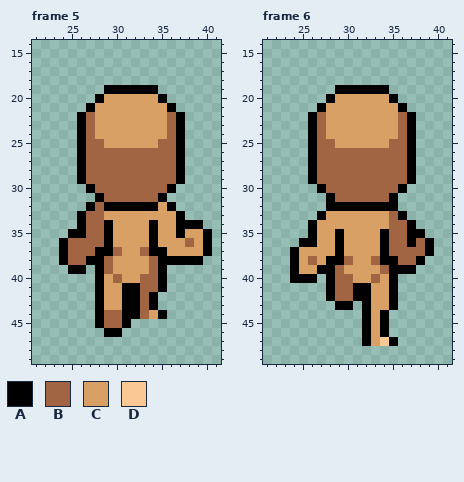
A pixel-art file gets an edit: assets/Entities/Characters/Body_A/Animations/Run_Base/Run_Up.aseprite. Above, as it was before the edit.
64x64 pixels, 6 frames. Shown: frame 5: x 21..41, y 14..49; frame 6: x 21..41, y 14..49. The commit also changed other frames, which this record leaves out.
Visible layers, top first: "Head", "Arms", "Chest", "Legs".
Palette (. is transparent): A #000000  B #a26543  C #d9a066  D #fac895
Pixels before, frame 5, first column x 24:
19 .....AAAAAA......
20 ....ACCCCCCA.....
21 ...ACCCCCCCCA....
22 ..ABCCCCCCCCBA...
23 ..ABCCCCCCCCBA...
24 ..ABCCCCCCCCBA...
25 ..ABBCCCCCCBBA...
26 ..ABBBBBBBBBBA...
27 ..ABBBBBBBBBBA...
28 ..ABBBBBBBBBBA...
29 ..ABBBBBBBBBBA...
30 ...ABBBBBBBBA....
31 ....ABBBBBBA.....
32 ...ABAAAAAACA....
33 ..ABBCCCCCCCCA...
34 ..ABBACCCCACCAAA.
35 .AABBACCCCACCACCA
36 ABBBBACCCCACCCBCA
37 ABBBAABCCBAACCCCA
38 ABBAABCCCCBAAAAA.
39 .AA.ABCCCCBA.....
40 ....ACBCCBBA.....
41 ....ACCAABBA.....
42 ....ACCAABA......
43 ....ACCAABA......
44 ....ABBAABCA.....
45 ....ABBA.........
46 .....AA..........
Pixels before, frame 6, first column x 24:
19 .....AAAAAA.....
20 ....ACCCCCCA....
21 ...ACCCCCCCCA...
22 ..ABCCCCCCCCBA..
23 ..ABCCCCCCCCBA..
24 ..ABCCCCCCCCBA..
25 ..ABBCCCCCCBBA..
26 ..ABBBBBBBBBBA..
27 ..ABBBBBBBBBBA..
28 ..ABBBBBBBBBBA..
29 ..ABBBBBBBBBBA..
30 ...ABBBBBBBBA...
31 ....ABBBBBBA....
32 ....AAAAAAAA....
33 ...ACCCCCCCBA...
34 ..ACCCCCCCCBBA..
35 ..ACCACCCCABBAA.
36 .AACCACCCCABBABA
37 ACCCCACCCCABBBBA
38 ACBCAABCCBAABBA.
39 ACCAABCCCCBAAA..
40 AAA.ABBCCBCA....
41 ....ABBAACCA....
42 ....ABBAACCA....
43 .....AA.ACCA....
44 ........ACA.....
45 ........ACA.....
46 ........ACA.....
47 ........ACDA....
After the commit:
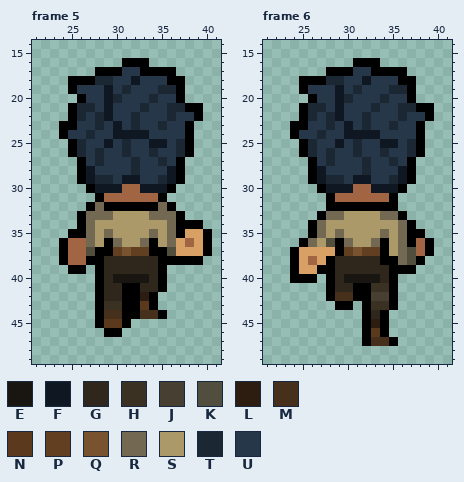
Colours new in this view: E #191612  F #0e1722  G #2f271c  H #3a3123  J #473f31  K #524e3d  L #2c1d10  M #47301b  N #5a391c  P #633f21  Q #795230  R #736952  S #ac996a  T #1c2734  U #27374a
Change:
layer "Pants" added
layer "Boots" added
layer "Shirt" added
layer "Hair-V1-F1" added
Changed rows in their new state; - is an unchanged pixel.
Frame 5:
first column x 24:
16 -------AAA------
17 ----AAAUUAAAA---
18 -AAATTUUFUUUAA--
19 -AUUUFUTUUUTTA--
20 --AUUFTUUUTUUA--
21 -ATTUFUUUTUUTTAA
22 -ATUTFUUTUUUTUUA
23 AAUUTUFUTUUTUUA-
24 AUUTUUFFFFUUUUA-
25 -ATUUFUTUUFFUTA-
26 -ATUTUUTUUTUUTA-
27 ---UTUUUTUUTU---
28 ---FUUUUTUUUF---
29 ---FTTUFFUUTF---
30 ----FFF--FFF----
32 ----R------R----
33 ---RRRSSSSRRR---
34 ---RSSSSSSSSR---
35 ---RSRSSSSRSR---
36 ---RS-RSSR-SR---
37 ---K--PQPP--K---
38 -----GGGGGG-----
39 -----GGGGGG-----
40 -----GEEEEG-----
41 -----GG--GG-----
42 -----GG--L------
43 -----HH--N------
44 -----MM--MM-----
45 -----NN---------
Frame 6:
first column x 24:
16 -------AAA------
17 ----AAAUUAAAA---
18 -AAATTUUFUUUAA--
19 -AUUUFUTUUUTTA--
20 --AUUFTUUUTUUA--
21 -ATTUFUUUTUUTTAA
22 -ATUTFUUTUUUTUUA
23 AAUUTUFUTUUTUUA-
24 AUUTUUFFFFUUUUA-
25 -ATUUFUTUUFFUTA-
26 -ATUTUUTUUTUUTA-
27 ---UTUUUTUUTU---
28 ---FUUUUTUUUF---
29 ---FTTUFFUUTF---
30 ----FFF--FFF----
33 ----RRSSSSRR----
34 ---RSSSSSSSSR---
35 ---RSRSSSSRSR---
36 --RSK-RSSR-SR---
37 ------PQPP-SRK--
38 -----GGGGG--RK--
39 -----GGGGGG-----
40 -----GEEEEG-----
41 -----GG--HH-----
42 -----MM--JJ-----
43 ---------HH-----
44 ---------G------
45 ---------L------
46 ---------N------
47 ---------MM-----
